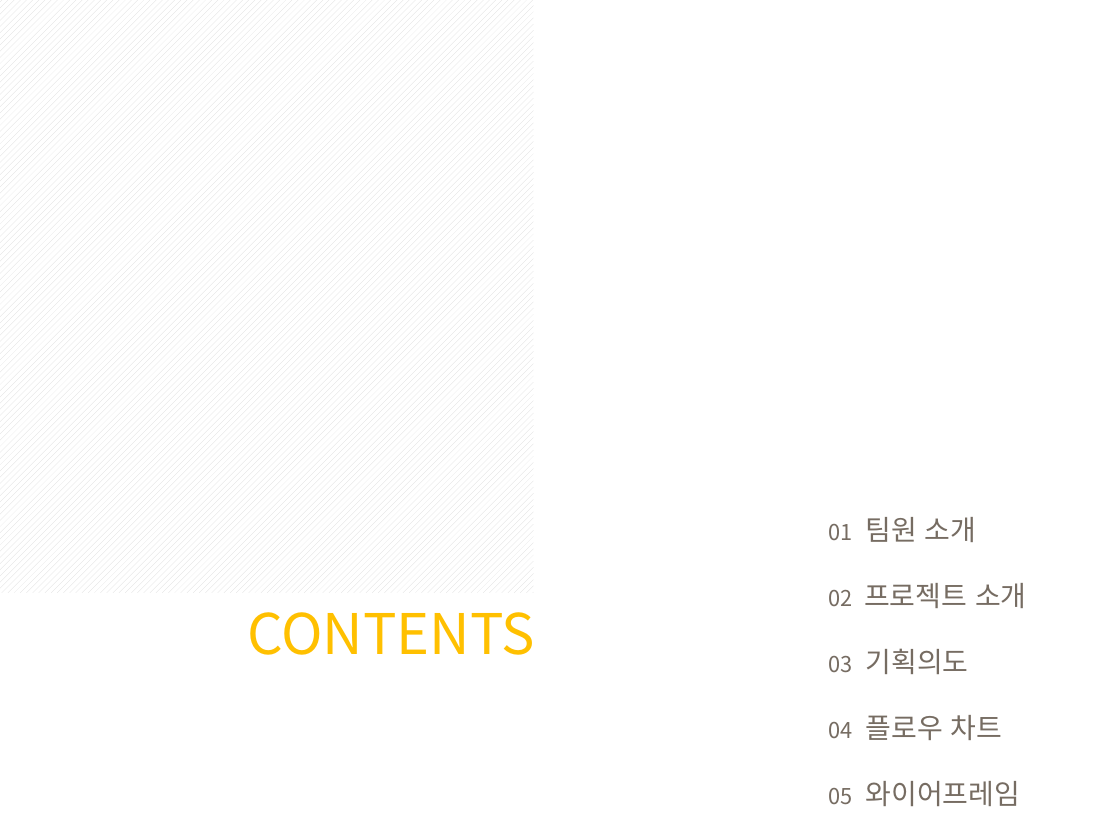
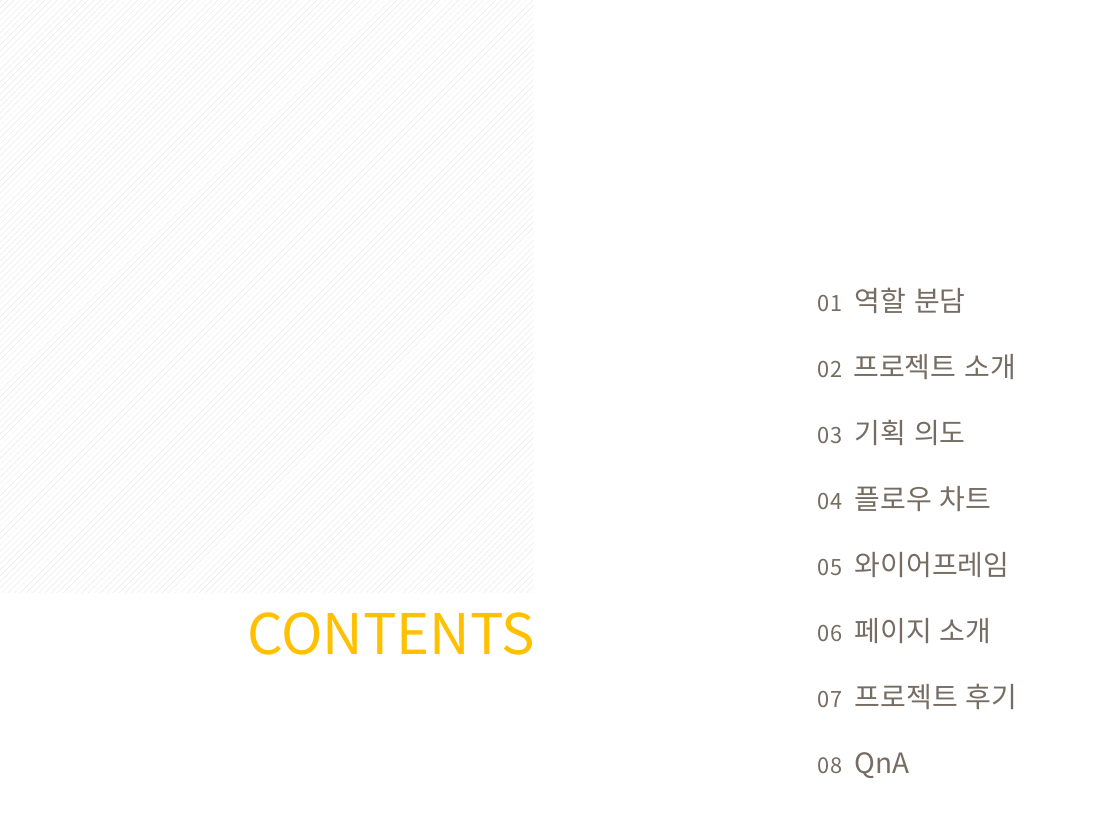
Before and after one commit to jeseung2/teamproject, a slide deck: slide 2 of pjt/teamPjt.pptx. Drawn at 1120x840 pixels with LibreOffice and Linux fonts; fonts in the diff are those of the drawing. Boxes give left, top, right and bottom in pixels: in the first picture for what was removed or moved away, otherwise in the second. Text is boxed around its words. In the diff, an @@ line names an element or a change of style, - is before the commit and + after.

```diff
--- a/pjt/teamPjt.pptx
+++ b/pjt/teamPjt.pptx
@@ text "01 역할 분담": place and size @@
-text "01 역할 분담" at <box>829,517,1027,806</box>
+text "01 역할 분담" at <box>818,287,1018,778</box>
@@ text at <box>818,287,966,313</box>: text changed @@
-01 팀원 소개
+01 역할 분담
@@ text at <box>818,419,966,445</box>: spaces changed @@
-03 기획의도
+03 기획 의도
@@ text at <box>818,618,1018,778</box>: paragraphs added @@
+06 페이지 소개
+07 프로젝트 후기
+08 QnA
```
Also in this commit, not shown: 3 other slides changed, 6 slides added.
